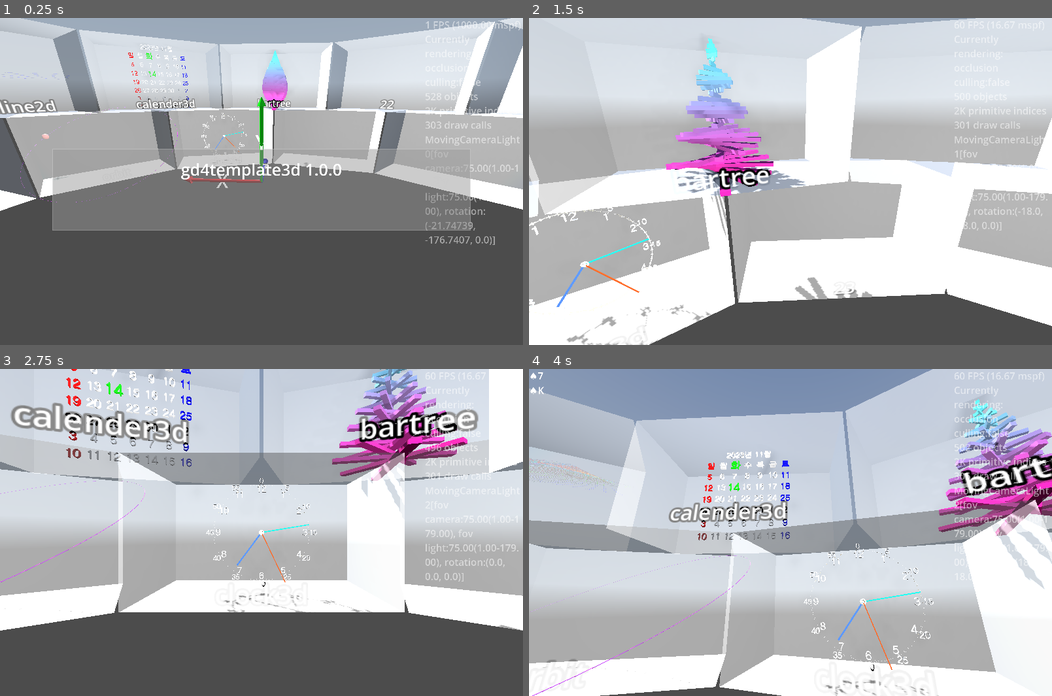
Above: before the commit, frames 1-4 (two rows, left to right).
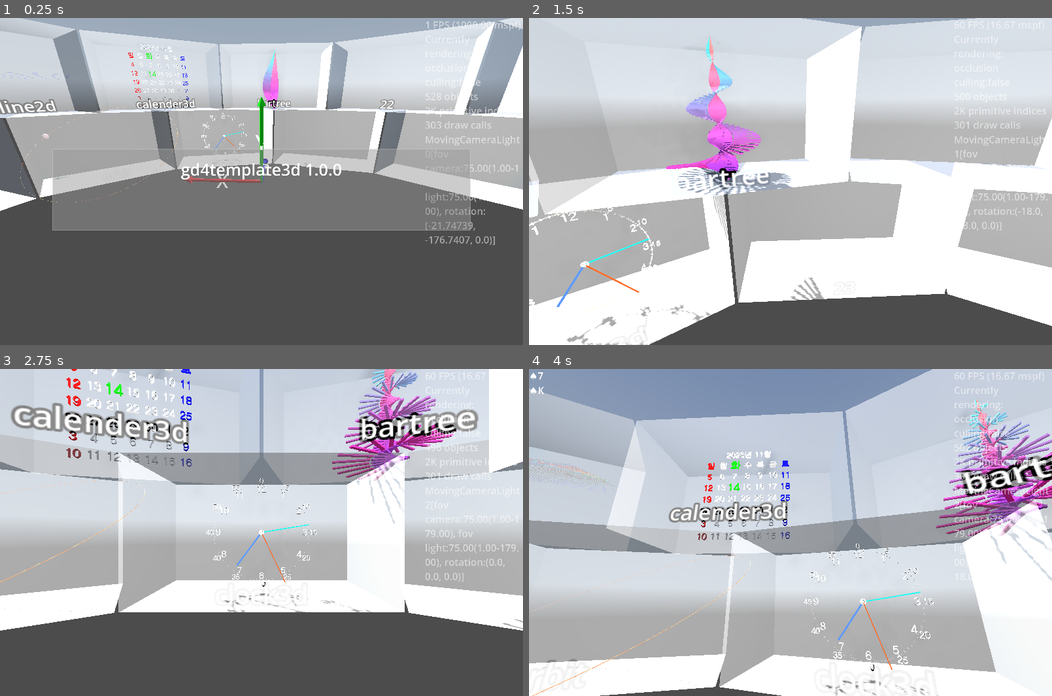
Above: after the commit, the same moments.

Repository: kasworld/gd4template3d
Game: Godot game, scene res://main.tscn
Two runs of this game, one before a commit and one after it. Both use one fixed random seed, a clock stepped at 60 frames per second and the inputs below. A sky picture missing from this copy of the repository is replaced by a grey-blue gradient.
Inputs (mouse positions are in pixels of both pictures, inside the frame that each line leads up to):
- Up to frame 1 (0.25 s): no input
- Up to frame 2 (1.5 s): tap Enter at 0.5 s; move the mouse to (905, 165) at 0.52 s; hold Right 0.53-1.28 s; tap Q at 0.6 s; click (905, 165) at 0.67 s; move the mouse to (685, 197) at 1.27 s; hold Down from 1.28 s (still down); tap E at 1.35 s
- Up to frame 3 (2.75 s): move the mouse to (313, 460) at 2.02 s; release Down at 2.03 s; hold Right from 2.03 s (still down); tap Enter at 2.1 s
- Up to frame 4 (4 s): move the mouse to (764, 597) at 2.77 s; release Right at 2.78 s; hold Up 2.78-3.53 s; tap Q at 2.85 s; click (764, 597) at 2.92 s; move the mouse to (947, 581) at 3.52 s; hold Left from 3.53 s (still down); tap E at 3.6 s

The runs differ from the first frame. In frame 1, 0.4% of the frame differs, in the area x 3-60%, y 9-57%; in frame 2, 3.5%; in frame 3, 3.8%; in frame 4, 4.9%, in the area x 0-100%, y 9-100%.

Commit message:
update bartree_demo

Diff:
--- a/main.gd
+++ b/main.gd
@@ -307,17 +307,32 @@
 	if labeltext != "":
 		glasscabinet.set_label_text(labeltext)
 
-var bartree :BarTree2
+var tree2_scene = preload("res://bar_tree_2/bar_tree_2.tscn")
+var bartree_list :Array
 func bartree_demo(glasscabinet :GlassCabinet, labeltext :String = "") -> void:
-	var tree_size := Vector3(WorldSize.z, WorldSize.y, WorldSize.z/2 * randf_range(0.5 , 2.0)/10)
-	var bar_count := randf_range(5,200)
-	bartree = preload("res://bar_tree_2/bar_tree_2.tscn").instantiate(
-		).init_bartree_with_color(random_color(), random_color(),bar_count
-		).init_bartree_transform(tree_size, 0)
-	bartree.position.y = - WorldSize.y/2
-	glasscabinet.add_child(bartree)
-	if labeltext != "":
-		glasscabinet.set_label_text(labeltext)
+	var bar_count := randi_range(10,100)
+	var tree_size := Vector3(WorldSize.z/3, WorldSize.y, WorldSize.z / 30)
+	var bar_pos := Vector3(0,-WorldSize.y/2,0)
+	var make_flag := randi_range(1,7)
+	if make_flag & (1<<0) != 0: # add left side
+		make_tree(glasscabinet, tree_size, bar_count, 2.0, bar_pos)
+	if make_flag & (1<<1) != 0: # add right side
+		make_tree(glasscabinet, tree_size, bar_count, -2.0, bar_pos)
+	if make_flag & (1<<2) != 0: # add center
+		if make_flag == (1<<2): # side not exist
+			tree_size.x *= 3
+		else:
+			tree_size.x *= 0.9
+		make_tree(glasscabinet, tree_size, bar_count, 0, bar_pos)
+	if labeltext != "":
+		glasscabinet.set_label_text(labeltext)
+func make_tree(glasscabinet :GlassCabinet, tree_size :Vector3, bar_count :int, shift :float, pos :Vector3) -> void:
+	var t = tree2_scene.instantiate()
+	glasscabinet.add_child(t)
+	t.position = pos
+	t.init_bartree_with_color(random_color(), random_color(), bar_count)
+	t.init_bartree_transform(tree_size, shift)
+	bartree_list.append(t)
 func random_color()->Color:
 	return NamedColorList.color_list.pick_random()[0]
 
@@ -329,7 +344,8 @@
 	wavegauge_plane.animate_wave(now)
 	roulette.장식돌리기()
 	roulette.선택된cell강조상태켜기()
-	bartree.rotate_tree_bar_y(delta*10)
+	for bt in bartree_list:
+		bt.rotate_tree_bar_y(delta*10)
 	orbitsphere.animate_rotate(now, delta)
 	meshtrail.move_trail(delta, bounce_fn, trailmesh_radius, 4*PI,)
 
